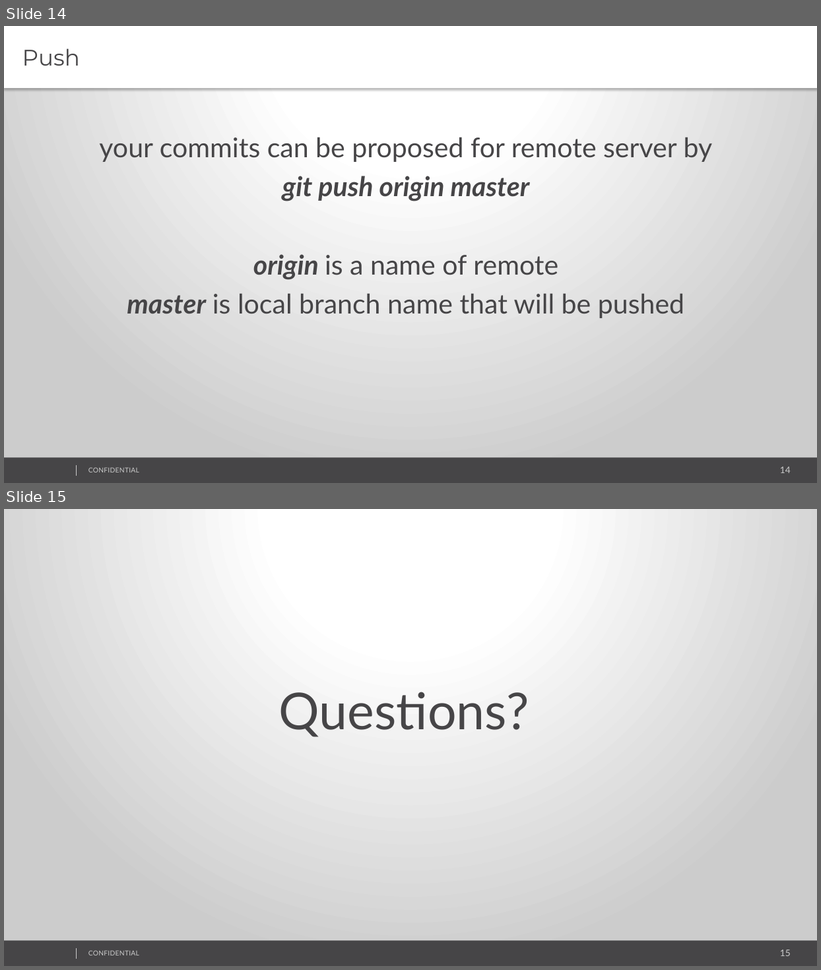
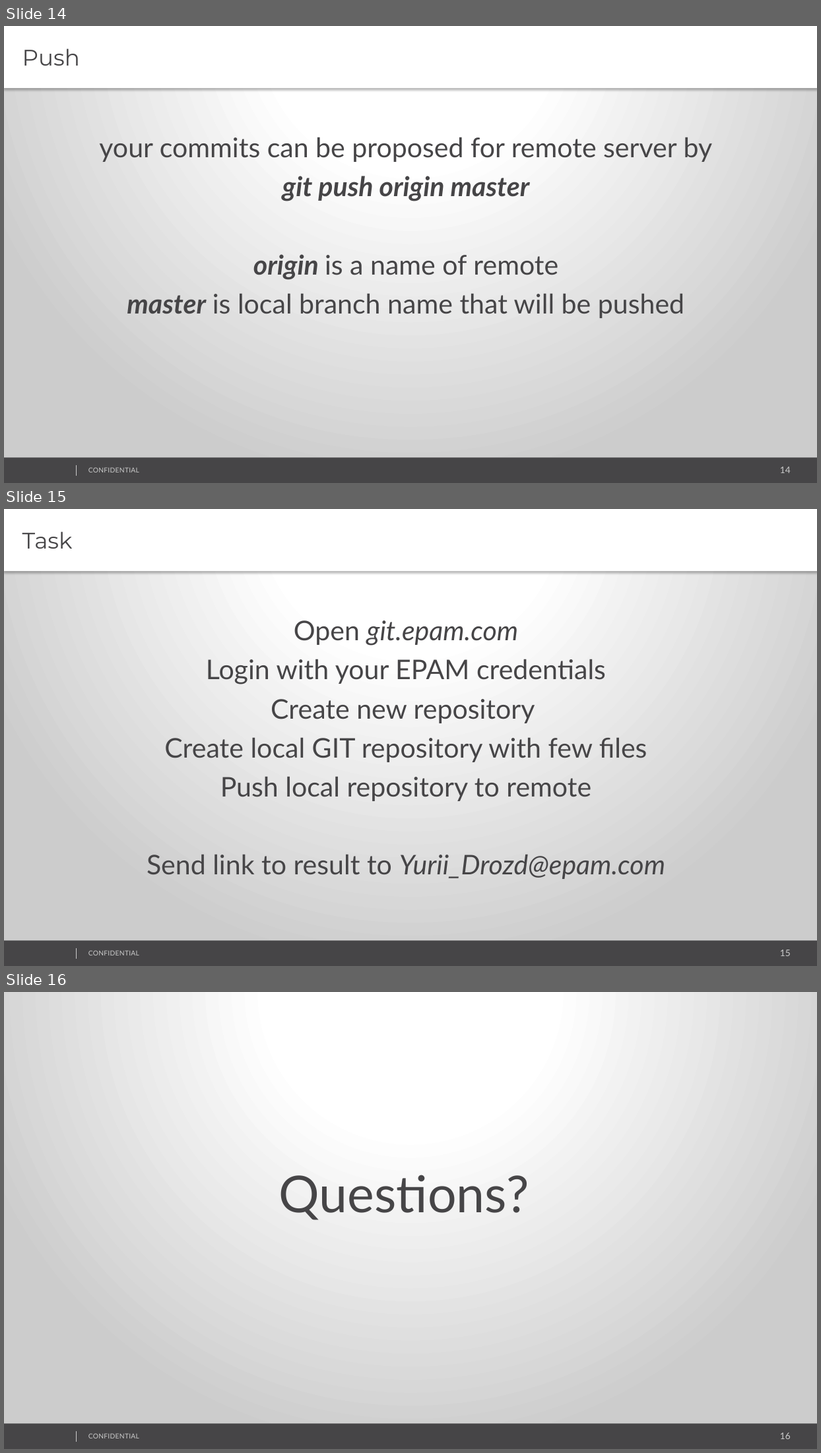
Before and after one commit to TaniaSheva/Igel, a slide deck: part1.pptx. Shown one above the other, each under a label of ours: slides 14 and 15 before the commit, slides 14, 15 and 16 after it. The pictures are 821x970 and 821x1453 pixels, drawn with LibreOffice and Linux fonts; fonts in the diff are those of the drawing; background and template pictures are left out. Boxes give left, top, right and bottom in pixels: in the first picture for what was removed or moved away, otherwise in the second. Text is boxed around its words. In the diff, an @@ line names an element or a change of style, - is before the commit and + after.

```diff
--- a/part1.pptx
+++ b/part1.pptx
@@ slide 15 added at <box>4,509,817,966</box>, background gradient #FFFFFF to #CCCCCC; not listed: 4 template elements that a slide beside it also shows @@
@@ text added at <box>4,509,817,571</box>, fill #FFFFFF, 26.7 pt, text #464547 @@
+Task
@@ text added at <box>147,621,665,879</box>, 32 pt, text #464547 @@
+Open git.epam.com
+Login with your EPAM credentials
+Create new repository
+Create local GIT repository with few files
+Push local repository to remote
+Send link to result to Yurii_Drozd@epam.com
@@ what was slide 15 is now slide 16 @@
@@ page number at <box>780,1433,791,1439</box>: text changed @@
-15
+16
```
Also in this commit, not shown: 2 slides changed.
